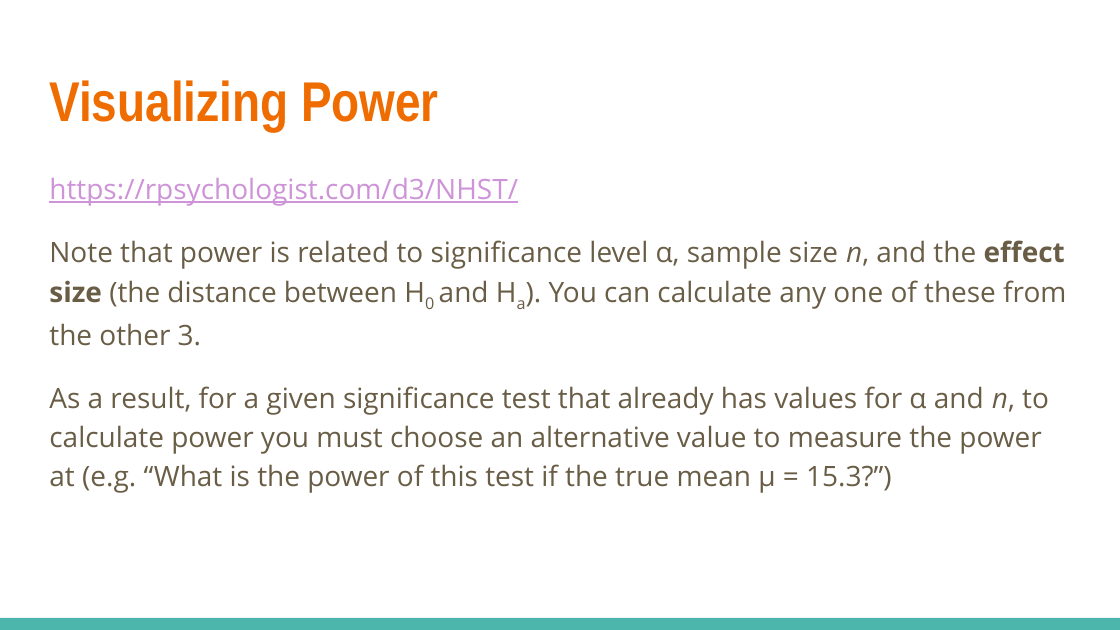
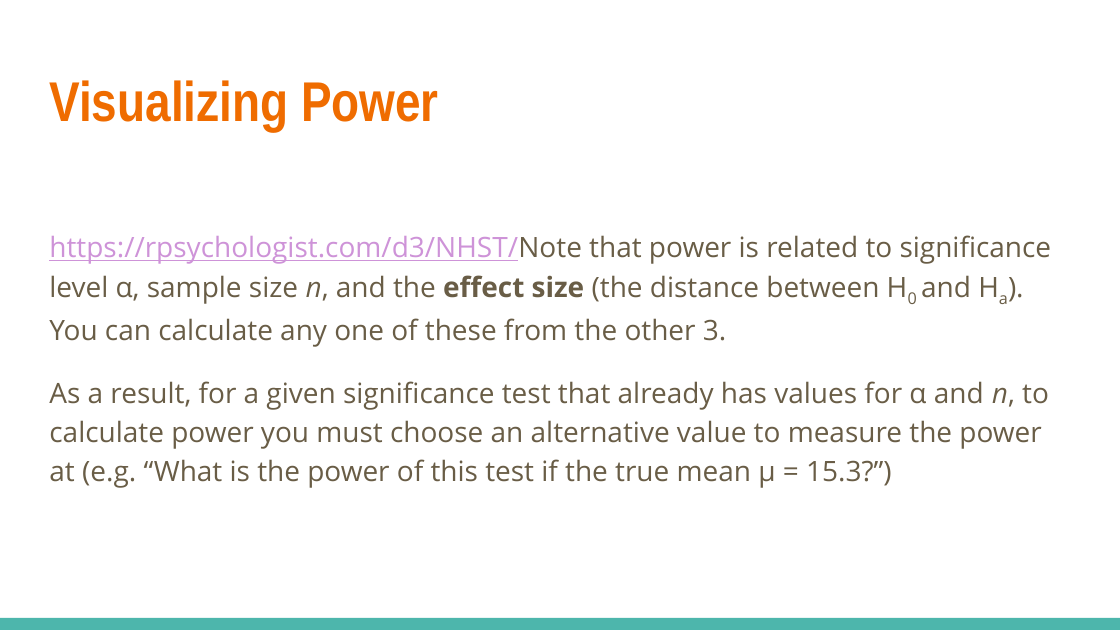
Before and after one commit to georgetown-analytics/XBUS-504-01.Data_Analysis_I_Statistics, a slide deck: slide 48 of slides/XBUS-504-2.pptx (slide 46 before the commit). Drawn at 1120x630 pixels with LibreOffice and Linux fonts; fonts in the diff are those of the drawing. Boxes give left, top, right and bottom in pixels: in the first picture for what was removed or moved away, otherwise in the second. Text is boxed around its words. In the diff, an @@ line names an element or a change of style, - is before the commit and + after.

```diff
--- a/slides/XBUS-504-2.pptx
+++ b/slides/XBUS-504-2.pptx
@@ text at (49,235,1052,347): text changed @@
-https://rpsychologist.com/d3/NHST/
-Note that power is related to significance level α, sample size n, and the effect size (the distance between H0 and Ha). You can calculate any one of these from the other 3.
+https://rpsychologist.com/d3/NHST/Note that power is related to significance level α, sample size n, and the effect size (the distance between H0 and Ha). You can calculate any one of these from the other 3.
```
Also in this commit, not shown: 5 other slides changed, 5 slides added, 3 slides removed, 5 other files.
